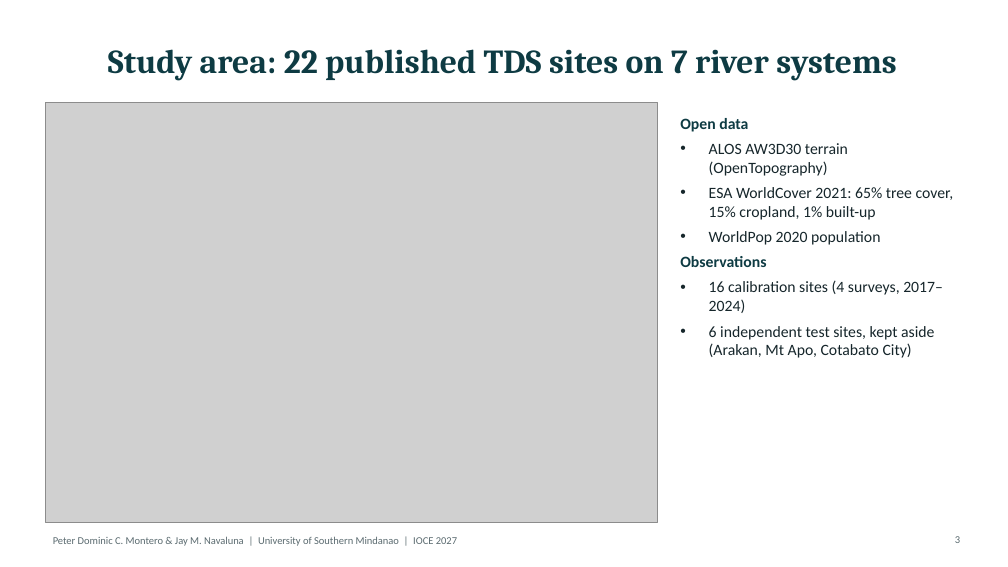
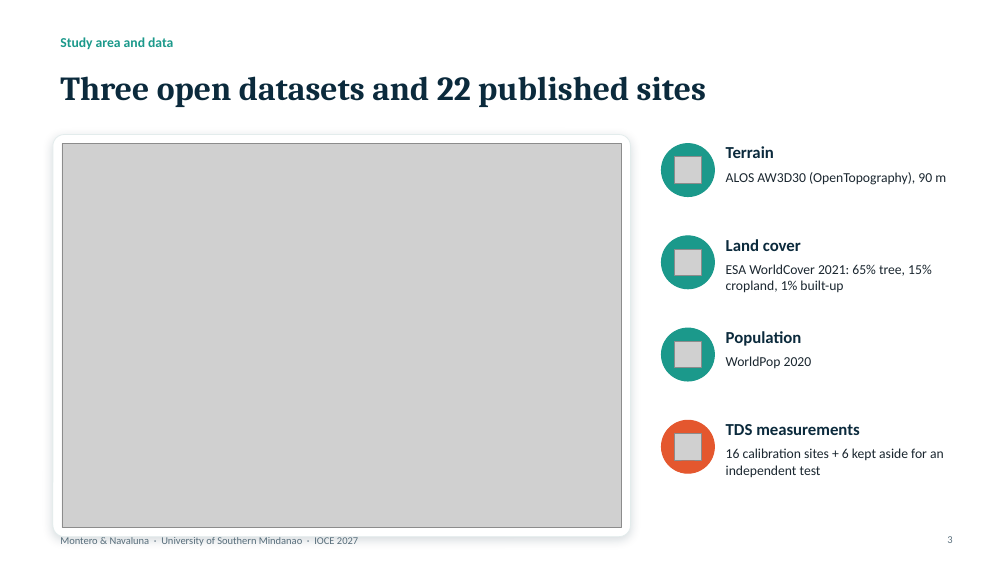
Before and after one commit to monteropeterdominic-arch/Mindanao-Basin-TDSPM, a slide deck: slide 3 of presentation/Montero_Navaluna_IOCE2027_slides.pptx. Drawn at 1008x567 pixels with LibreOffice and Linux fonts; fonts in the diff are those of the drawing; grey boxes stand for pictures; background and template pictures are left out. Boxes give left, top, right and bottom in pixels: in the first picture for what was removed or moved away, otherwise in the second. Text is boxed around its words. In the diff, an @@ line names an element or a change of style, - is before the commit and + after.

Commit message:
Redesign IOCE 2027 slides and poster (river-line art)

```diff
--- a/presentation/Montero_Navaluna_IOCE2027_slides.pptx
+++ b/presentation/Montero_Navaluna_IOCE2027_slides.pptx
@@ text added at (x1=60, y1=37, x2=173, y2=49), 13 pt, text #1B998B, bold @@
+Study area and data
@@ title at (x1=60, y1=76, x2=706, y2=107): text changed; text colour #0E3B43 to #0B2A3C @@
-Study area: 22 published TDS sites on 7 river systems
+Three open datasets and 22 published sites
@@ text removed at (x1=680, y1=118, x2=954, y2=358) @@
-Open data
-• ALOS AW3D30 terrain (OpenTopography)
-• ESA WorldCover 2021: 65% tree cover, 15% cropland, 1% built-up
-• WorldPop 2020 population
-Observations
-• 16 calibration sites (4 surveys, 2017–2024)
-• 6 independent test sites, kept aside (Arakan, Mt Apo, Cotabato City)
@@ rounded rectangle added at (x1=53, y1=135, x2=631, y2=537), fill #FFFFFF, outline #E3ECEC 0.75 pt @@
@@ picture resized from (x1=45, y1=102, x2=658, y2=523) to (x1=62, y1=144, x2=622, y2=528) @@
@@ ellipse added at (x1=662, y1=144, x2=715, y2=197), fill #1B998B, outline #1B998B 1 pt @@
@@ text added at (x1=726, y1=146, x2=774, y2=158), 16 pt, text #0B2A3C, bold @@
+Terrain
@@ picture added at (x1=675, y1=157, x2=702, y2=184) @@
@@ text added at (x1=726, y1=172, x2=946, y2=185), 13 pt, text #1B2730 @@
+ALOS AW3D30 (OpenTopography), 90 m
@@ ellipse added at (x1=662, y1=236, x2=715, y2=289), fill #1B998B, outline #1B998B 1 pt @@
@@ text added at (x1=726, y1=239, x2=801, y2=251), 16 pt, text #0B2A3C, bold @@
+Land cover
@@ picture added at (x1=675, y1=249, x2=702, y2=275) @@
@@ text added at (x1=726, y1=264, x2=932, y2=293), 13 pt, text #1B2730 @@
+ESA WorldCover 2021: 65% tree, 15% cropland, 1% built-up
@@ ellipse added at (x1=662, y1=328, x2=715, y2=381), fill #1B998B, outline #1B998B 1 pt @@
@@ picture added at (x1=675, y1=341, x2=702, y2=368) @@
@@ text added at (x1=726, y1=331, x2=802, y2=346), 16 pt, text #0B2A3C, bold @@
+Population
@@ text added at (x1=726, y1=356, x2=812, y2=368), 13 pt, text #1B2730 @@
+WorldPop 2020
@@ ellipse added at (x1=662, y1=420, x2=715, y2=473), fill #E4572E, outline #E4572E 1 pt @@
@@ picture added at (x1=675, y1=434, x2=702, y2=461) @@
@@ text added at (x1=726, y1=424, x2=859, y2=435), 16 pt, text #0B2A3C, bold @@
+TDS measurements
@@ text added at (x1=726, y1=448, x2=944, y2=478), 13 pt, text #1B2730 @@
+16 calibration sites + 6 kept aside for an independent test
@@ text at (x1=60, y1=537, x2=358, y2=546): text changed; text colour #5B6B70 to #5E7380 @@
-Peter Dominic C. Montero & Jay M. Navaluna | University of Southern Mindanao | IOCE 2027
+Montero & Navaluna · University of Southern Mindanao · IOCE 2027
@@ page number at (x1=947, y1=536, x2=952, y2=543): text colour #5B6B70 to #5E7380 @@
```
Also in this commit, not shown: 12 other slides changed, 1 slide removed, 28 other files.
